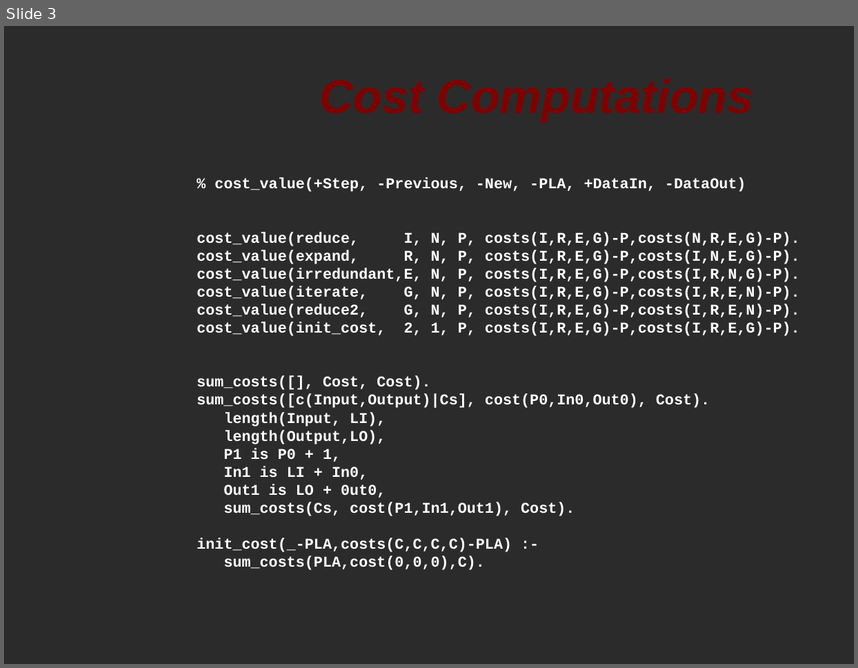
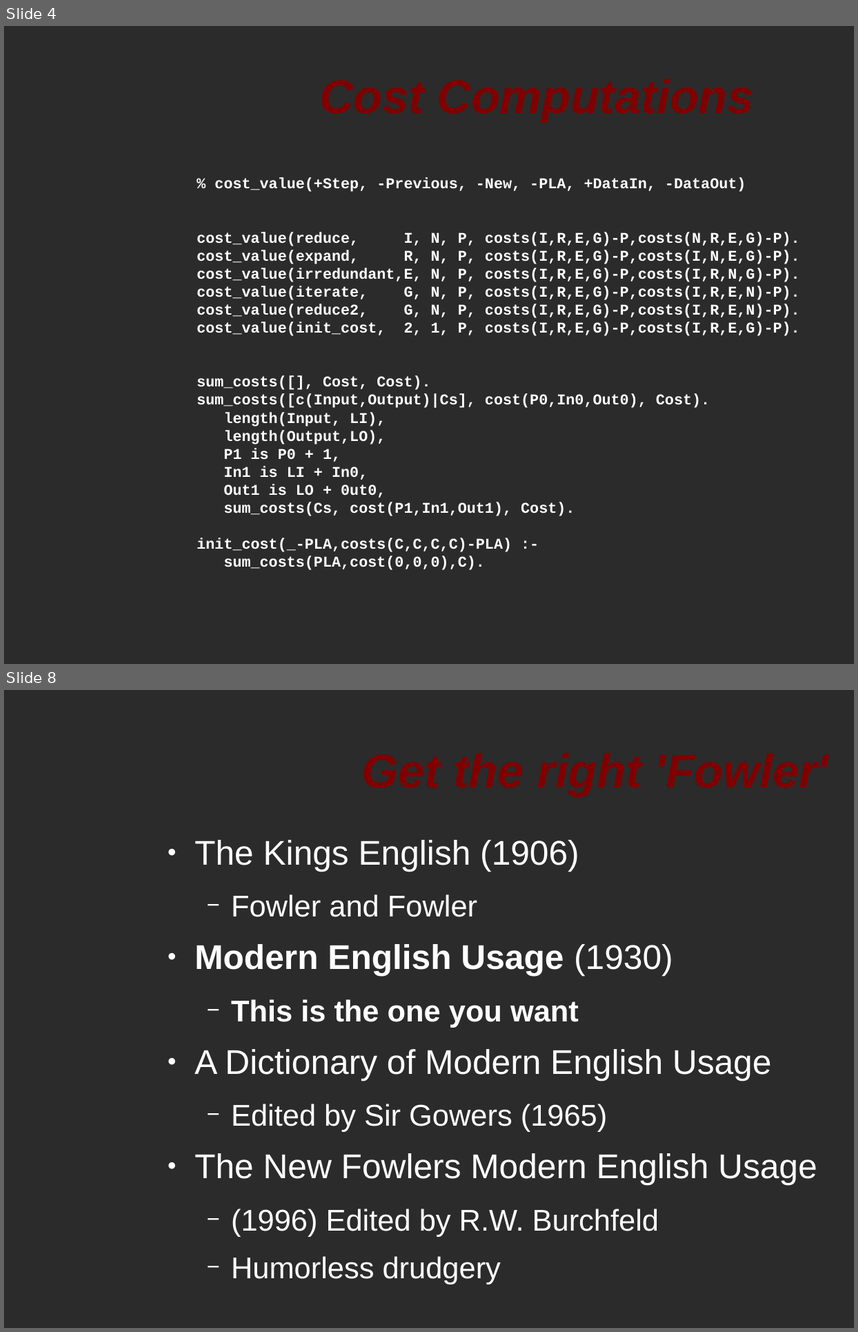
Before and after one commit to softwaresunday/Lexpress, a slide deck: doc/lepresentation.odp. Shown one above the other, each under a label of ours: slide 3 before the commit, slides 4 and 8 after it; the slides between them are not shown. The pictures are 858x668 and 858x1332 pixels, drawn with LibreOffice and Linux fonts; fonts in the diff are those of the drawing; background and template pictures are left out; a plain dark background stands for a picture behind light text. Boxes give left, top, right and bottom in pixels: in the first picture for what was removed or moved away, otherwise in the second. Text is boxed around its words. In the diff, an @@ line names an element or a change of style, - is before the commit and + after.

```diff
--- a/doc/lepresentation.odp
+++ b/doc/lepresentation.odp
@@ slide 8 added at (4, 690, 854, 1328), background picture (left out) @@
@@ title added at (311, 716, 830, 822), 44 pt, text #800000, bold, italic @@
+Get the right 'Fowler'
@@ text added at (194, 840, 818, 1284), 32 pt, text #FFFFFF @@
+● The Kings English (1906)
+  − Fowler and Fowler
+● Modern English Usage (1930)
+  − This is the one you want
+● A Dictionary of Modern English Usage
+  − Edited by Sir Gowers (1965)
+● The New Fowlers Modern English Usage
+  − (1996) Edited by R.W. Burchfeld
+  − Humorless drudgery
@@ what was slide 3 is now slide 4 @@
```
Also in this commit, not shown: 1 slide changed, 3 other slides added.
